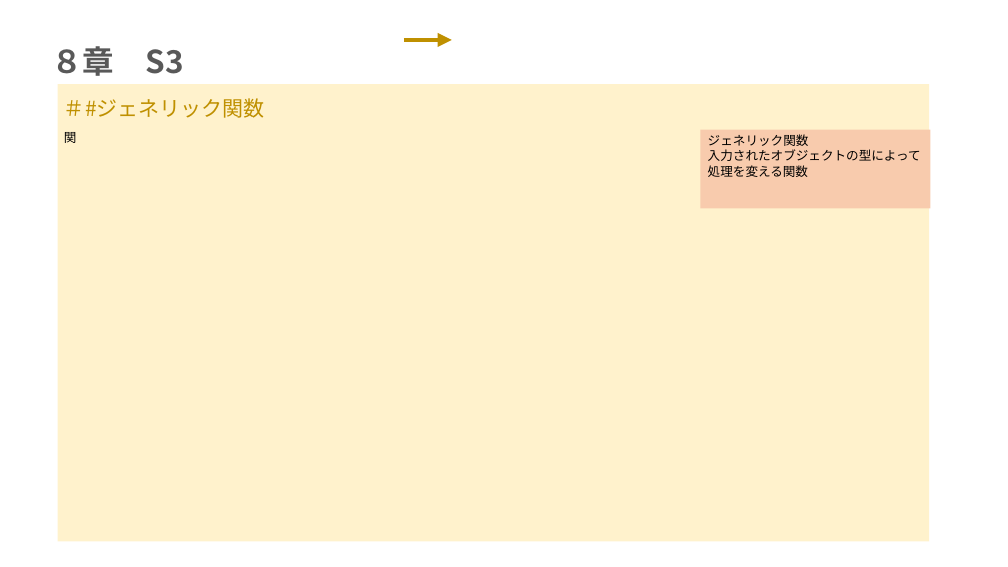
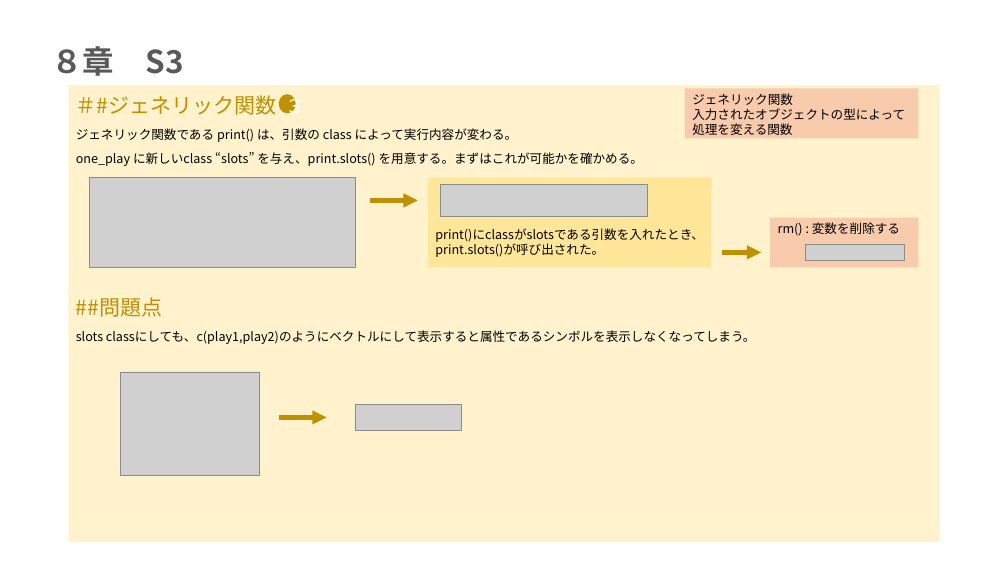
Before and after one commit to mei-517/r-practice-part3, a slide deck: slide 11 of 永井芽衣_Rpart3.pptx. Drawn at 1008x567 pixels with LibreOffice and Linux fonts; fonts in the diff are those of the drawing; grey boxes stand for pictures. Boxes give left, top, right and bottom in pixels: in the first picture for what was removed or moved away, otherwise in the second. Text is boxed around its words. In the diff, an @@ line names an element or a change of style, - is before the commit and + after.

```diff
--- a/永井芽衣_Rpart3.pptx
+++ b/永井芽衣_Rpart3.pptx
@@ rectangle: place and size @@
-rectangle at bbox=[57, 84, 929, 541]
+rectangle at bbox=[68, 85, 940, 542]
@@ rectangle "ジェネリック関数": place and size @@
-rectangle "ジェネリック関数" at bbox=[700, 129, 930, 208]
+rectangle "ジェネリック関数" at bbox=[685, 88, 919, 138]
@@ subtitle "＃#ジェネリック関数": place and size @@
-subtitle "＃#ジェネリック関数" at bbox=[64, 98, 265, 143]
+subtitle "＃#ジェネリック関数" at bbox=[76, 95, 755, 344]
@@ ellipse added at bbox=[279, 95, 296, 113], fill #BF9000, 18 pt, text #FFFFFF @@
+３
@@ subtitle at bbox=[76, 128, 755, 344]: text changed @@
-関
+ジェネリック関数である print() は、引数の class によって実行内容が変わる。
+one_play に新しいclass “slots” を与え、print.slots() を用意する。まずはこれが可能かを確かめる。
+##問題点
+slots classにしても、c(play1,play2)のようにベクトルにして表示すると属性であるシンボルを表示しなくなってしまう。
@@ picture added at bbox=[90, 178, 355, 268] @@
@@ rectangle added at bbox=[428, 178, 712, 268], fill #FFE699, 12 pt, text #000000 @@
+print()にclassがslotsである引数を入れたとき、
+print.slots()が呼び出された。
@@ arrow moved from (404, 40) - (452, 40) to (370, 200) - (417, 200) @@
@@ picture added at bbox=[440, 185, 647, 216] @@
@@ rectangle added at bbox=[771, 218, 919, 268], fill #F8CBAD, 12 pt, text #000000 @@
+rm() : 変数を削除する
@@ arrow added from (723, 253) to (761, 253), #BF9000 4.5 pt @@
@@ picture added at bbox=[806, 244, 904, 260] @@
@@ picture added at bbox=[120, 372, 259, 475] @@
@@ arrow added from (279, 417) to (327, 417), #BF9000 4.5 pt @@
@@ picture added at bbox=[355, 405, 462, 430] @@
```
Also in this commit, not shown: 3 other slides changed, 1 other file.
